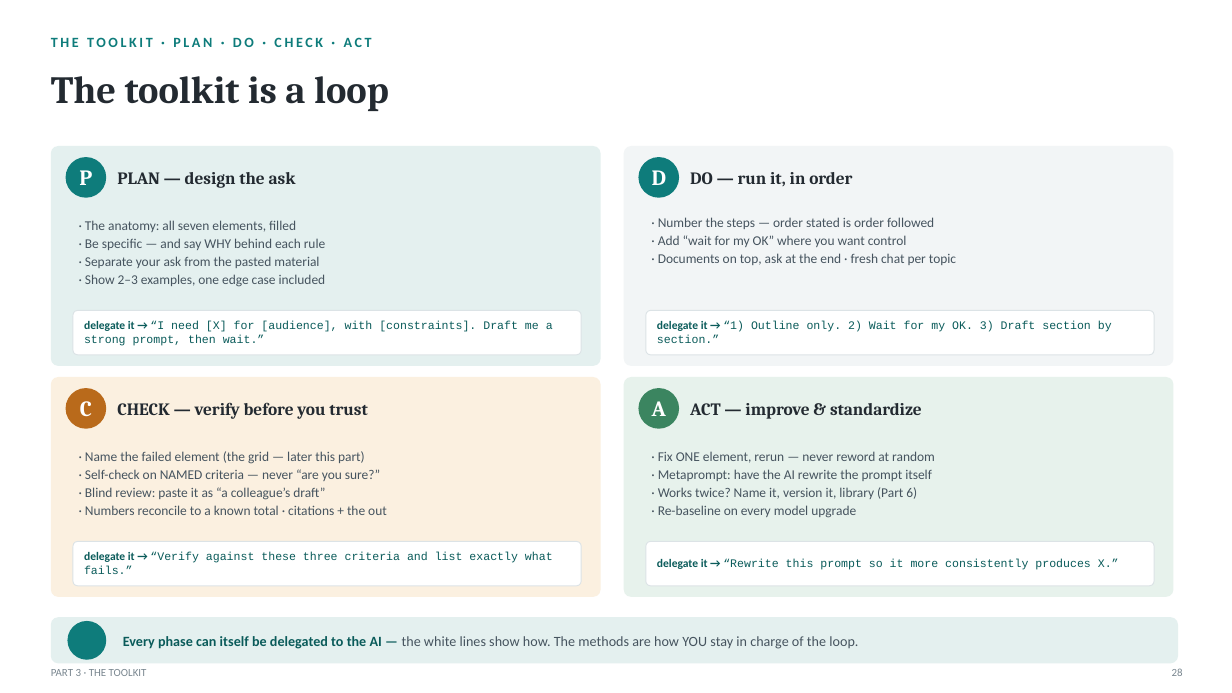
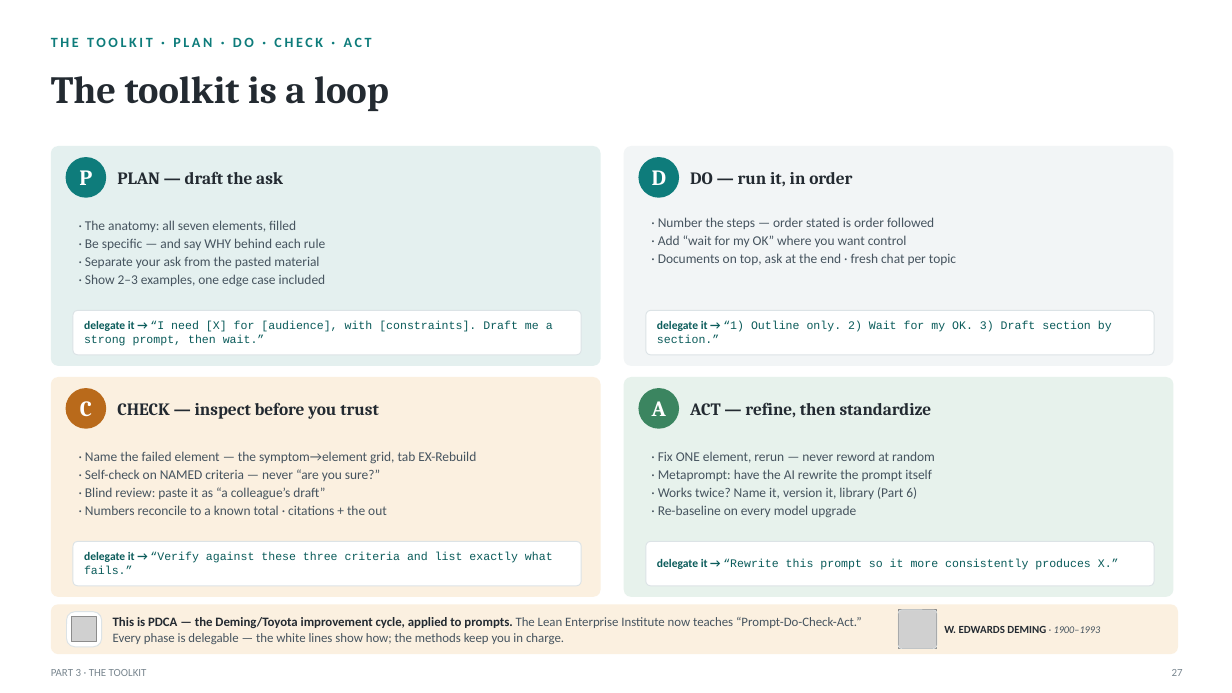
Before and after one commit to naviero1/Claude-Works, a slide deck: slide 27 of ai-training-prompt-engineering/deliverables/From_Prompts_to_Agents_Training.pptx (slide 28 before the commit). Drawn at 1232x693 pixels with LibreOffice and Linux fonts; fonts in the diff are those of the drawing; grey boxes stand for pictures; background and template pictures are left out. Boxes give left, top, right and bottom in pixels: in the first picture for what was removed or moved away, otherwise in the second. Text is boxed around its words. In the diff, an @@ line names an element or a change of style, - is before the commit and + after.

```diff
--- a/ai-training-prompt-engineering/deliverables/From_Prompts_to_Agents_Training.pptx
+++ b/ai-training-prompt-engineering/deliverables/From_Prompts_to_Agents_Training.pptx
@@ text at (x1=117, y1=171, x2=283, y2=184): text changed @@
-PLAN — design the ask
+PLAN — draft the ask
@@ text at (x1=117, y1=402, x2=379, y2=419): text changed @@
-CHECK — verify before you trust
+CHECK — inspect before you trust
@@ text at (x1=690, y1=402, x2=932, y2=417): text changed @@
-ACT — improve & standardize
+ACT — refine, then standardize
@@ text at (x1=85, y1=451, x2=476, y2=464): text changed @@
-· Name the failed element (the grid — later this part)
+· Name the failed element — the symptom→element grid, tab EX-Rebuild
@@ rounded rectangle moved from (x1=51, y1=617, x2=1178, y2=664) to (x1=51, y1=604, x2=1178, y2=654) @@
@@ rounded rectangle at (x1=51, y1=604, x2=1178, y2=654): fill #E4F0EF to #FBF0E0; proportions changed @@
@@ rounded rectangle resized from (x1=67, y1=621, x2=106, y2=660) to (x1=67, y1=612, x2=102, y2=647) @@
@@ rounded rectangle at (x1=67, y1=612, x2=102, y2=647): ellipse to rounded rectangle; fill #0E7C7B to #FFFFFF; outline none to #DCE3E6 0.75 pt @@
@@ picture added at (x1=71, y1=616, x2=96, y2=641) @@
@@ text at (x1=113, y1=617, x2=861, y2=644): text changed; size 11 to 10 pt @@
-Every phase can itself be delegated to the AI — the white lines show how. The methods are how YOU stay in charge of the loop.
+This is PDCA — the Deming/Toyota improvement cycle, applied to prompts. The Lean Enterprise Institute now teaches “Prompt-Do-Check-Act.” Every phase is delegable — the white lines show how; the methods keep you in charge.
@@ picture added at (x1=898, y1=610, x2=937, y2=649) @@
@@ rounded rectangle added at (x1=898, y1=610, x2=937, y2=649), outline #DCE3E6 0.5 pt @@
@@ text added at (x1=944, y1=626, x2=1101, y2=633), 8.5 pt, text #232A31, bold @@
+W. EDWARDS DEMING · 1900–1993
@@ text at (x1=1172, y1=669, x2=1183, y2=676): text changed @@
-28
+27
```
Also in this commit, not shown: 48 other slides changed, 2 slides removed, 13 other files.
